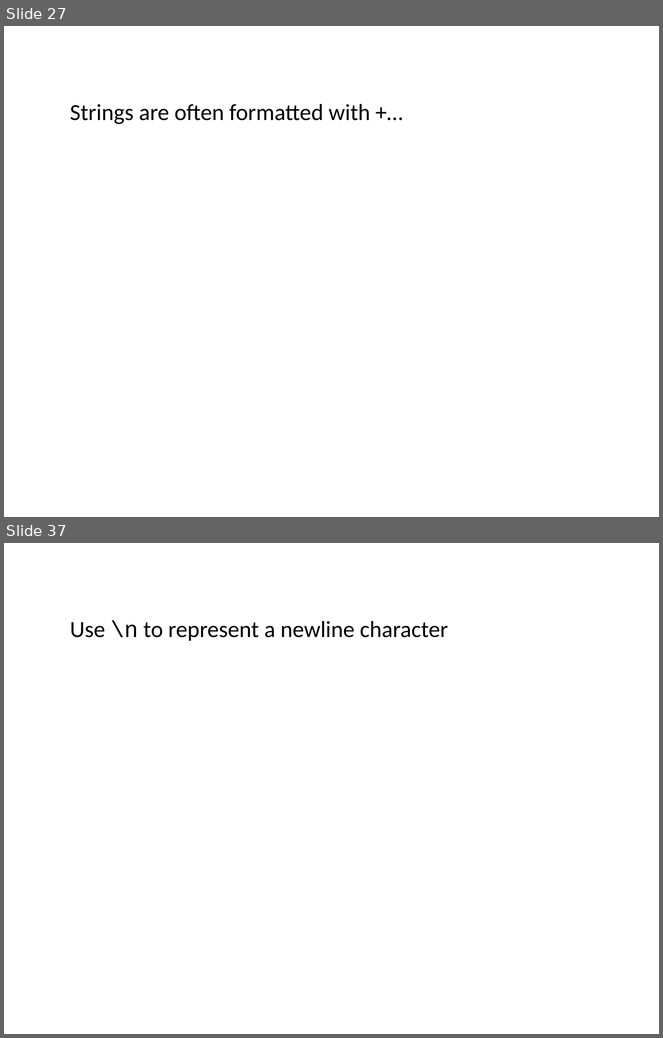
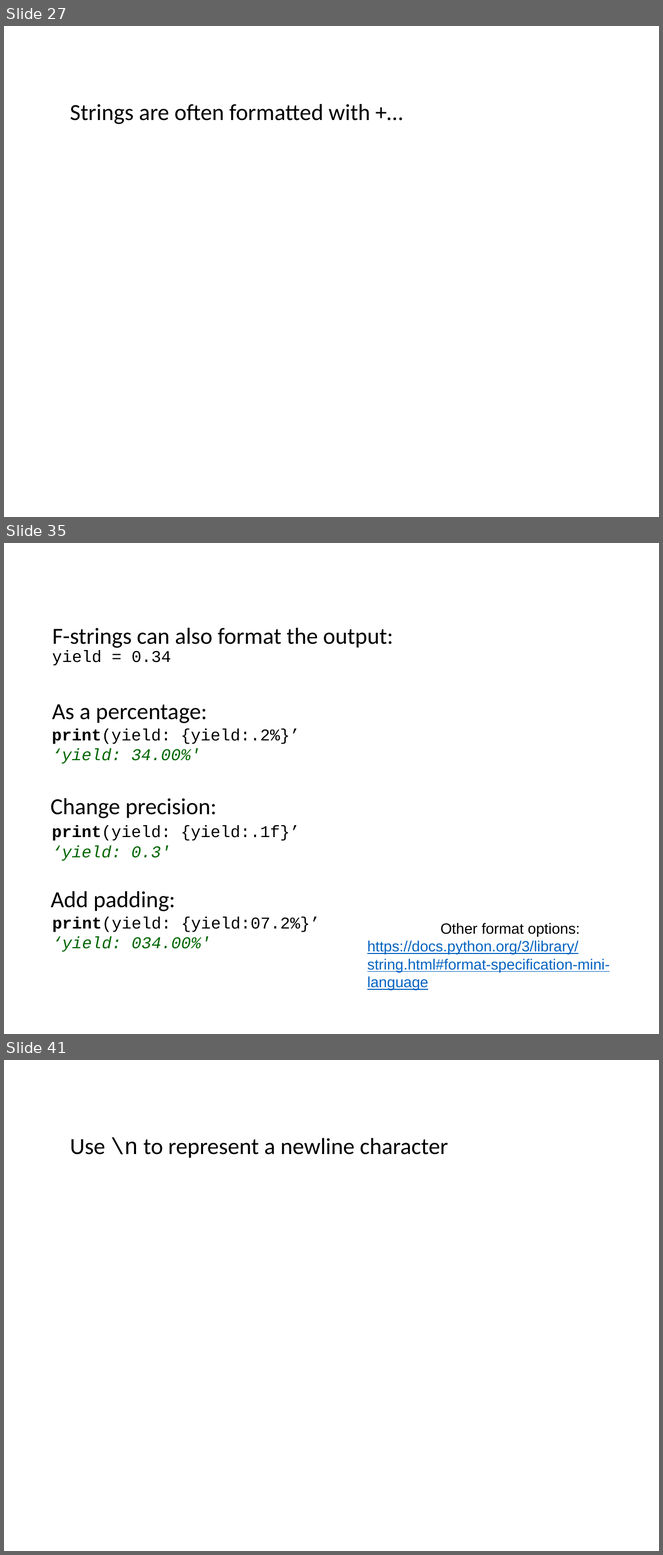
Before and after one commit to ncasuk/ncas-isc, a slide deck: python/presentations/learning_python/12_strings.pptx. Shown one above the other, each under a label of ours: slides 27 and 37 before the commit, slides 27, 35 and 41 after it; the slides between them are not shown. The pictures are 663x1038 and 663x1555 pixels, drawn with LibreOffice and Linux fonts; fonts in the diff are those of the drawing; background and template pictures are left out. Boxes give left, top, right and bottom in pixels: in the first picture for what was removed or moved away, otherwise in the second. Text is boxed around its words. In the diff, an @@ line names an element or a change of style, - is before the commit and + after.

Commit message:
placing focus on f-strings

```diff
--- a/python/presentations/learning_python/12_strings.pptx
+++ b/python/presentations/learning_python/12_strings.pptx
@@ slide 35 added at (4, 543, 659, 1034), background picture (left out) @@
@@ text added at (52, 628, 393, 648), 28 pt, text #000000 @@
+F-strings can also format the output:
@@ text added at (52, 650, 171, 666), 20 pt, text #000000 @@
+yield = 0.34
@@ text added at (52, 704, 207, 723), 28 pt, text #000000 @@
+As a percentage:
@@ text added at (52, 729, 300, 764), 20 pt, text #000000 @@
+print(yield: {yield:.2%}’
+‘yield: 34.00%'
@@ text added at (50, 798, 217, 819), 28 pt, text #000000 @@
+Change precision:
@@ text added at (52, 826, 300, 861), 20 pt, text #000000 @@
+print(yield: {yield:.1f}’
+‘yield: 0.3'
@@ text added at (51, 891, 175, 912), 28 pt, text #000000 @@
+Add padding:
@@ text added at (52, 917, 320, 952), 20 pt, text #000000 @@
+print(yield: {yield:07.2%}’
+‘yield: 034.00%'
@@ text added at (367, 923, 610, 973), 18 pt, text #0563C1, underline @@
+Other format options:
+https://docs.python.org/3/library/string.html#format-specification-mini-language
@@ what was slide 37 is now slide 41 @@
```
Also in this commit, not shown: 3 slides changed, 9 other slides added, 6 slides removed, 1 other file.
